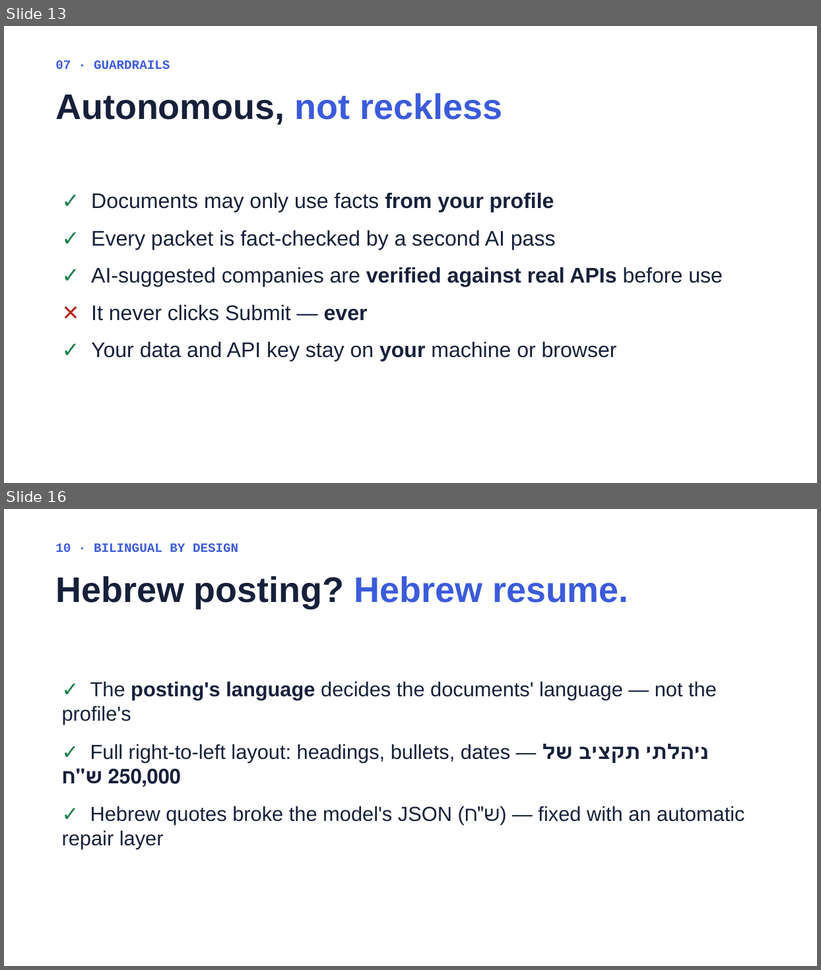
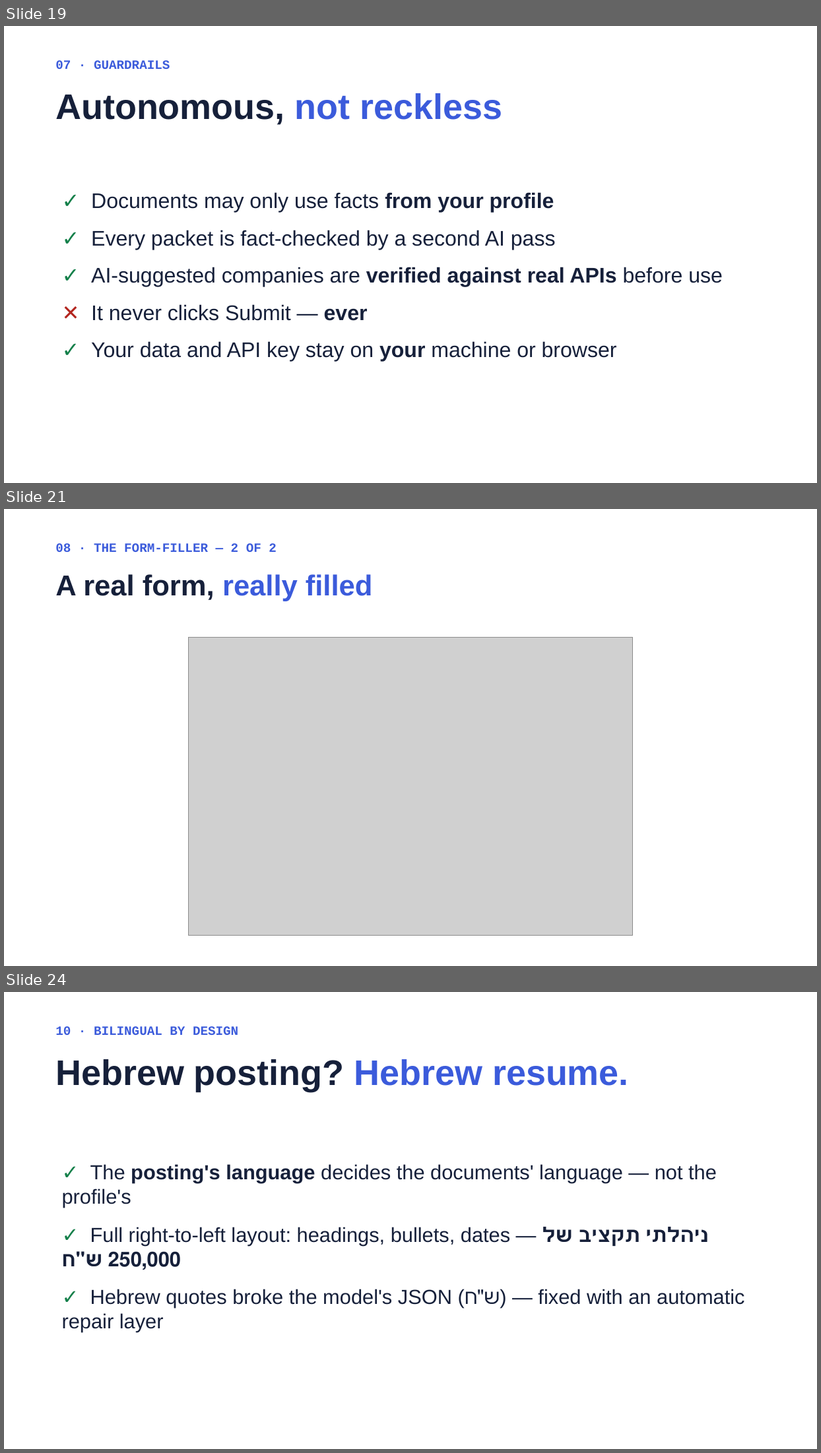
Before and after one commit to DavidZeff1/agent, a slide deck: presentation/Job Agent Presentation.pptx. Shown one above the other, each under a label of ours: slides 13 and 16 before the commit, slides 19, 21 and 24 after it; the slides between them are not shown. The pictures are 821x970 and 821x1453 pixels, drawn with LibreOffice and Linux fonts; fonts in the diff are those of the drawing; grey boxes stand for pictures. Boxes give left, top, right and bottom in pixels: in the first picture for what was removed or moved away, otherwise in the second. Text is boxed around its words. In the diff, an @@ line names an element or a change of style, - is before the commit and + after.

```diff
--- a/presentation/Job Agent Presentation.pptx
+++ b/presentation/Job Agent Presentation.pptx
@@ slide 21 added at bbox=[4, 509, 817, 966], background #FFFFFF @@
@@ text added at bbox=[55, 543, 277, 552], 15 pt, text #3B5BDB, bold @@
+08 · THE FORM-FILLER — 2 OF 2
@@ text added at bbox=[55, 574, 373, 601], 34 pt, text #3B5BDB, bold @@
+A real form, really filled
@@ picture added at bbox=[188, 637, 633, 936] @@
@@ what was slide 13 is now slide 19 @@
@@ what was slide 16 is now slide 24 @@
```
Also in this commit, not shown: 6 slides changed, 8 other slides added, 1 slide removed, 2 other files.
